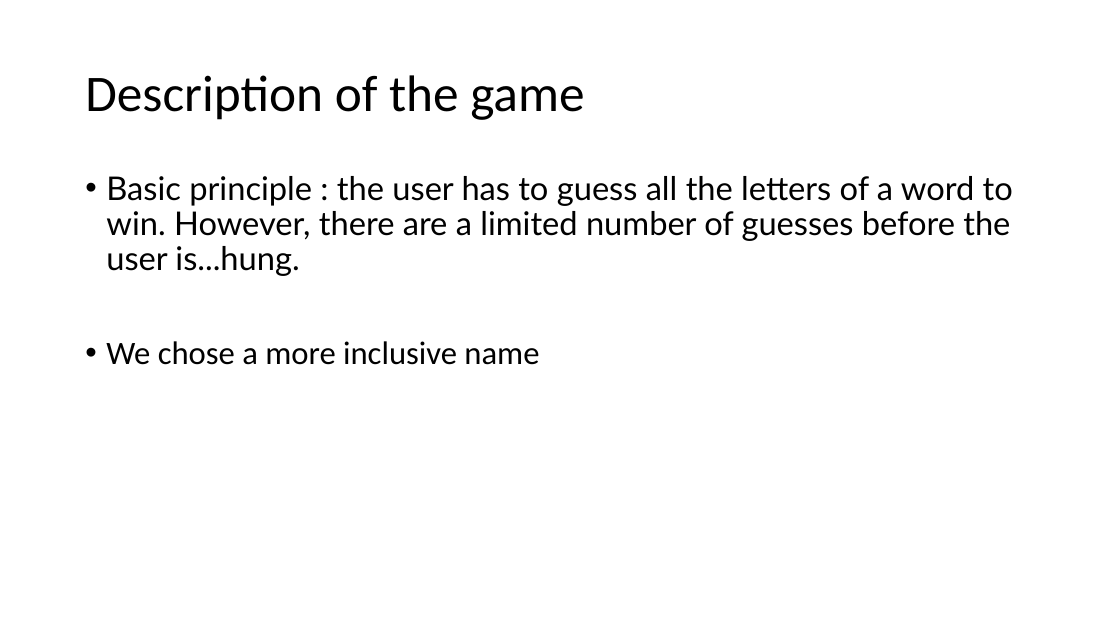
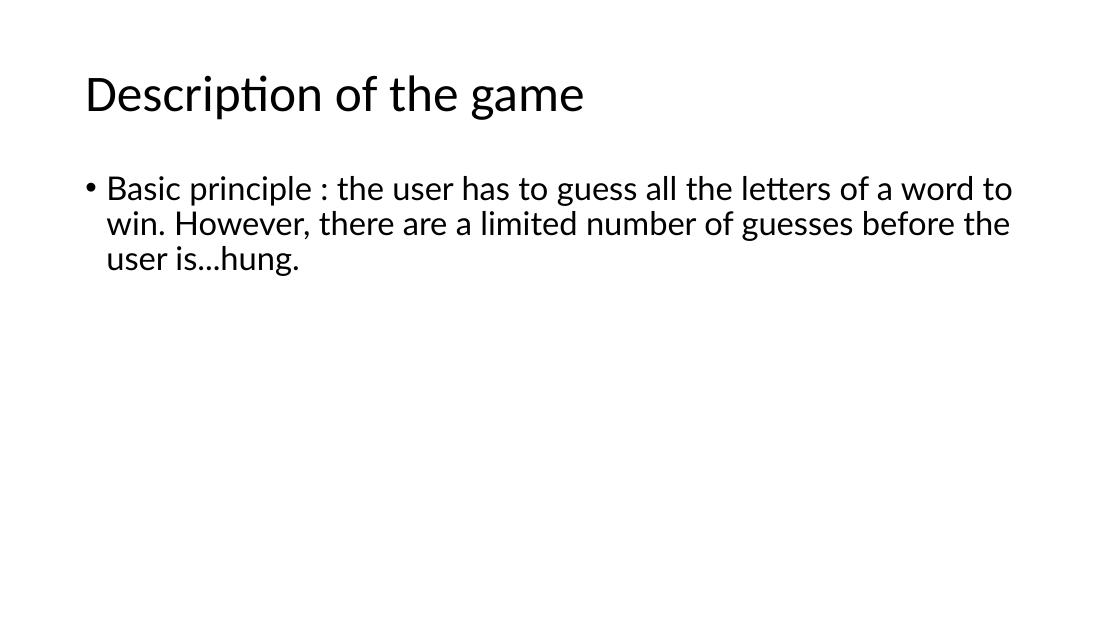
Before and after one commit to louis-md/hangman, a slide deck: slide 2 of Presentation1.pptx. Drawn at 1120x630 pixels with LibreOffice and Linux fonts; fonts in the diff are those of the drawing. Boxes give left, top, right and bottom in pixels: in the first picture for what was removed or moved away, otherwise in the second. Text is boxed around its words. In the diff, an @@ line names an element or a change of style, - is before the commit and + after.

```diff
--- a/Presentation1.pptx
+++ b/Presentation1.pptx
@@ text at (106, 341, 539, 365): paragraph removed @@
-• We chose a more inclusive name
```
Also in this commit, not shown: 2 other slides changed, 2 slides added.
